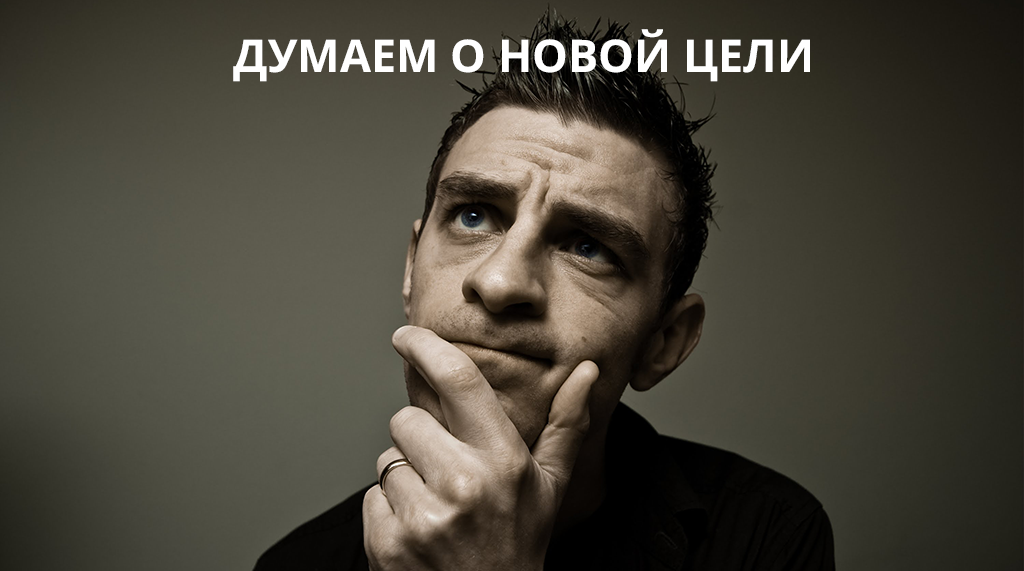
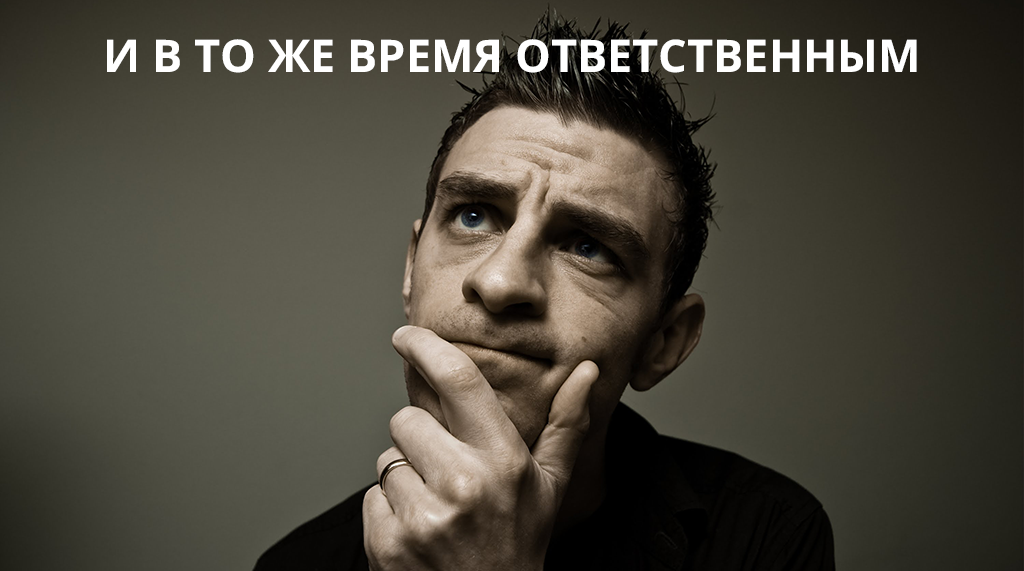
Before/after of a (1024, 571) layered artwork. What changed in the layer stack:
renamed "думаем о Новой цели" to "И в то же время ответственным", painted on it over [107, 29, 917, 82]
